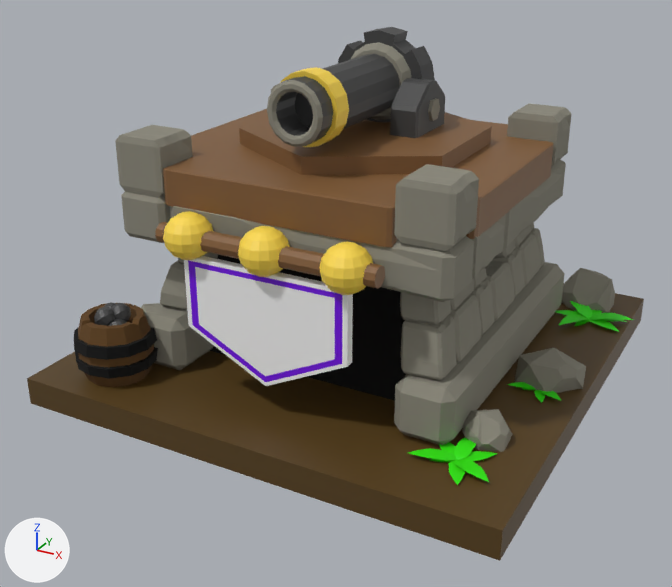
One commit to the Blender file Project King/Assets/Blender Dateien/Kanone.blend: the scene before it, then after it.
Rendered twice from a camera (50 mm lens) standing at (12.45, -24.45, 14.34) and looking at (-0.28, -1.31, 2.76). The axes (+X, +Y, +Z) are drawn at lower left. The lights are the same throughout.
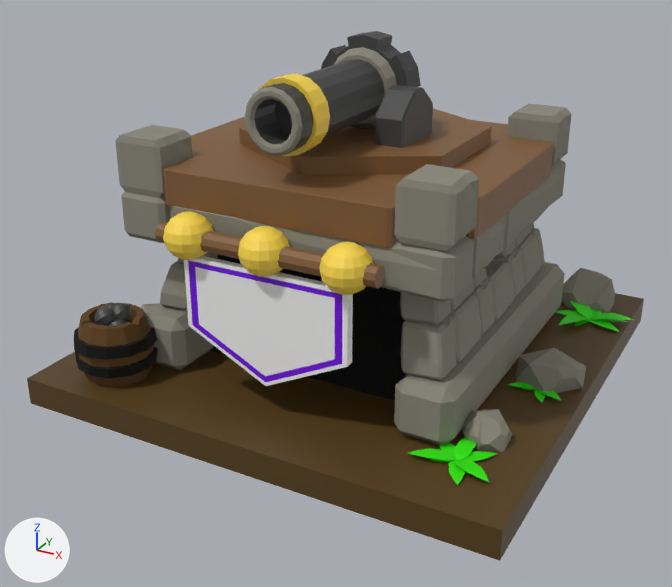
The newer file is also turned or shifted as a whole; pictures and numbers use the older file's frame.

Boxes [x1, y1, x2, y2] around the edits, measured in the pictures (672 x 587 px):
'Cylinder.001', mesh moved: before [267, 27, 435, 147]; after [245, 31, 421, 156]
'Cylinder.003', mesh moved (not visible before): after [375, 85, 433, 148]
'Cube.015', mesh moved (not visible afterwards): before [390, 78, 445, 138]

Patch to the scene script:
```diff
--- a/Project King/Assets/Blender Dateien/Kanone.blend.py
+++ b/Project King/Assets/Blender Dateien/Kanone.blend.py
@@ me_cylinder_002 @@
 me_cylinder_002.from_pydata(...)  # 322 vertices, 308 faces; spans x -1.72..1.72, y -0.88..2.28, z -1.98..5.48
 # used by ob_cylinder_001; location = (0.0, 0.51, 8.44); rotation_euler = (1.571, 0.0, 0.0), in degrees (90, 0, 0); scale = (0.847, 0.871, 0.847)
+# me_cylinder_002 part 1: the whole mesh is moved by (0.0, 0.0, 1.2)
 me_cylinder_002.materials.append(mat_metal)
@@ me_cube_016 @@
 me_cube_016.from_pydata(...)  # 48 vertices, 46 faces; spans x -1.0..1.25, y -1.0..1.0, z -1.0..1.0
 # used by ob_cube_015; location = (1.45, 0.57, 8.36); scale = (0.434, 1.07, 0.807)
+# me_cube_016 part 2: the whole mesh is moved by (-6.67, -1.07, 0.0)
 me_cube_016.materials.append(mat_metal)
@@ me_cylinder_008 @@
 me_cylinder_008.from_pydata(...)  # 48 vertices, 46 faces; spans x -2.44..2.38, y -3.17..3.14, z -1.0..8.19
 # used by ob_cylinder_003; location = (-1.86, 0.57, 8.35); rotation_euler = (0.0, 1.571, 0.0), in degrees (0, 90, 0); scale = (0.335, 0.338, 0.104)
+# me_cylinder_008 part 3: the whole mesh is moved by (0.0, -3.39, 28.83)
 me_cylinder_008.materials.append(mat_material_003)
```
